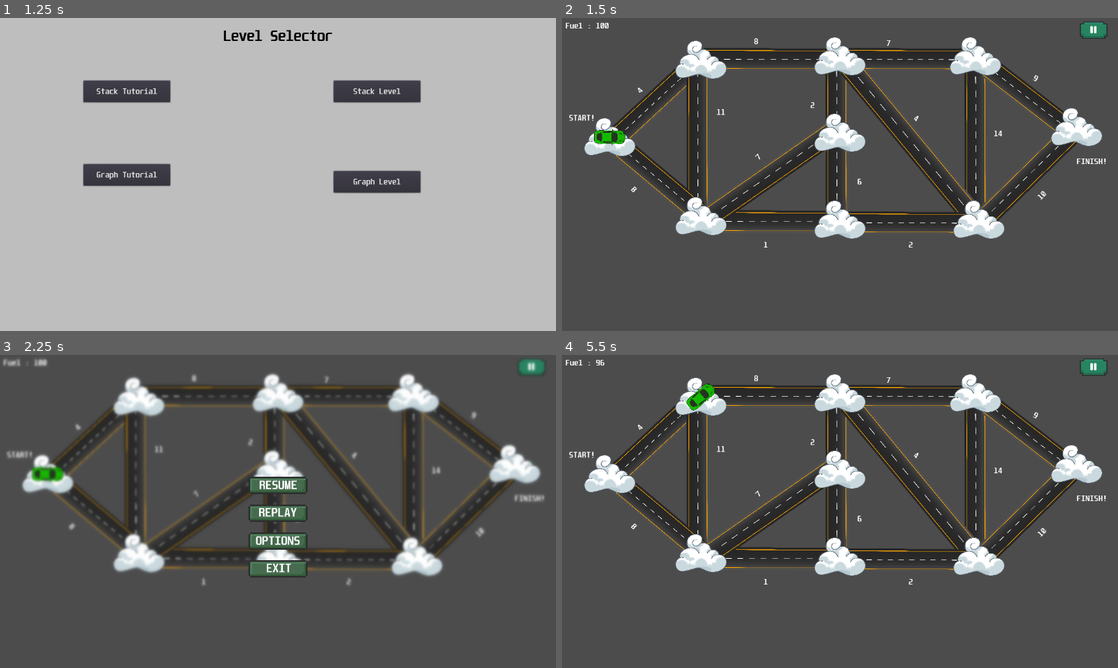
Above: before the commit, frames 1-4 (two rows, left to right).
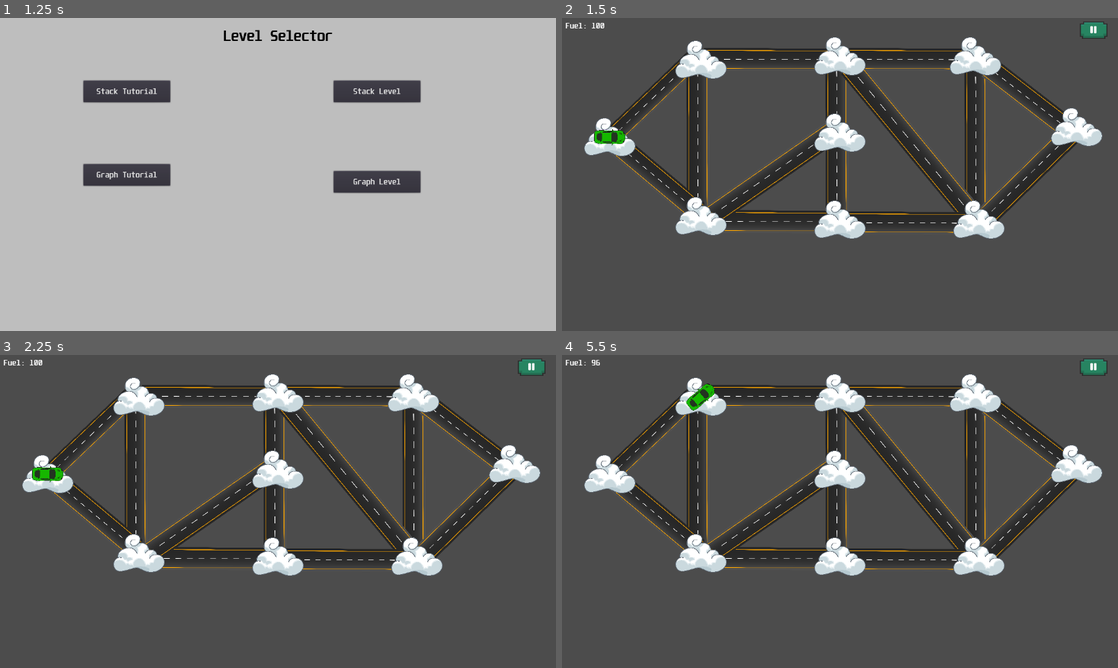
Above: after the commit, the same moments.

Repository: ARJ18/Mini_Project_Group8
Game: Godot game, scene res://Scenes/main_menu.tscn
The game is run twice, just before and just after one commit, with the same random seed, the same clock (stepped at 60 frames per second) and the same inputs.
Inputs (mouse positions are in pixels of both pictures, inside the frame that each line leads up to):
- Up to frame 1 (1.25 s): click "Start" at 0.5 s
- Up to frame 2 (1.5 s): click "Graph Level" at 1.25 s
- Up to frame 3 (2.25 s): click (533, 367) at 2 s
- Up to frame 4 (5.5 s): click (840, 486) at 2.77 s; tap Enter at 3.5 s; drag from (612, 473) to (895, 442) at 3.52 s; tap Space (jump) at 4.25 s; drag from (701, 395) to (812, 574) at 4.27 s; move the mouse to (840, 392) at 5.02 s; press the mouse at (840, 392) at 5.03 s; hold A (ui_left) from 5.03 s (still down)

Frame 1 is identical in both runs. In frame 2, 0.7% of the frame differs, in the area x 1-98%, y 1-74%; in frame 3, 8.2%, in the area x 0-99%, y 1-74%; in frame 4, 0.7%.

Commit message:
changes in graph level

Diff:
--- a/Reusable Scenes/road.gd
+++ b/Reusable Scenes/road.gd
@@ -1,6 +1,6 @@
-extends CanvasLayer
+extends Node2D
 
-export var distance = 0
+export var distance	: int
 # Declare member variables here. Examples:
 # var a = 2
 # var b = "text"
@@ -8,7 +8,7 @@
 
 # Called when the node enters the scene tree for the first time.
 func _ready():
-	$Dist.text = str(distance)
+	$roadlabel.text = str(distance)
 
 
 # Called every frame. 'delta' is the elapsed time since the previous frame.
--- a/Reusable Scenes/road.tscn
+++ b/Reusable Scenes/road.tscn
@@ -1,28 +1,29 @@
 [gd_scene load_steps=4 format=2]
 
-[ext_resource path="res://Images/road.png" type="Texture" id=1]
-[ext_resource path="res://Font/font_theme.tres" type="Theme" id=2]
-[ext_resource path="res://Reusable Scenes/road.gd" type="Script" id=3]
+[ext_resource path="res://Font/font_theme.tres" type="Theme" id=1]
+[ext_resource path="res://Images/road.png" type="Texture" id=2]
+[ext_resource path="res://Reusable Scenes/Road.gd" type="Script" id=3]
 
-[node name="roaddd" type="CanvasLayer"]
-layer = -10
+[node name="Road" type="Node2D"]
+position = Vector2( 461, 316 )
 script = ExtResource( 3 )
+__meta__ = {
+"_edit_group_": true
+}
 
-[node name="Road" type="TextureRect" parent="."]
-margin_left = 224.0
-margin_top = 32.0
-margin_right = 448.0
-margin_bottom = 260.0
-rect_rotation = 47.1871
-mouse_filter = 2
-texture = ExtResource( 1 )
+[node name="TextureRect" type="TextureRect" parent="."]
+margin_right = 40.0
+margin_bottom = 40.0
+rect_rotation = 90.0
+rect_scale = Vector2( 0.15, 0.15 )
+texture = ExtResource( 2 )
 expand = true
-stretch_mode = 1
+stretch_mode = 4
 
-[node name="Dist" type="Label" parent="."]
-margin_left = 169.0
-margin_top = 163.0
-margin_right = 209.0
-margin_bottom = 183.0
-rect_rotation = -44.9999
-theme = ExtResource( 2 )
+[node name="roadlabel" type="Label" parent="."]
+margin_left = -16.0
+margin_top = -136.0
+margin_right = 151.0
+margin_bottom = -116.0
+rect_scale = Vector2( 2, 2 )
+theme = ExtResource( 1 )
--- /dev/null
+++ b/Reusable Scenes/roadlabel.gd
@@ -0,0 +1 @@
+export var text: = 0
--- a/Scenes/levelGraph.gd
+++ b/Scenes/levelGraph.gd
@@ -13,16 +13,17 @@
 var graph = WeightedAdjacencyMatrix.new(9)
 var current_index =  0
 var next_index = 0
+
 func _ready():
 	graph_init()
 	fuelLabel = $FuelLabel
-	fuelLabel.text = "Fuel : "+str(fuel)
+	fuelLabel.text = "Fuel: " + str(fuel)
 	$Car.global_position = $City0.global_position
 
 func move(delta):
-	if fuel>0:
+	if fuel > 0:
 		if moving:
-			$Car.global_position = $Car.global_position.move_toward(destination_position,delta*move_speed)
+			$Car.global_position = $Car.global_position.move_toward(destination_position, delta * move_speed)
 
 		if $Car.global_position == destination_position:
 			moving = false
@@ -32,11 +33,11 @@
 	move(delta)
 
 func setFuel():
-	fuel -= graph.getWeight(current_index,next_index)
+	fuel -= graph.getWeight(current_index, next_index)
 	if fuel < 0:
 		fuel = 0
 		$Warning/fueloverWarn.popup()
-	fuelLabel.text = "Fuel : "+str(fuel)
+	fuelLabel.text = "Fuel: " + str(fuel)
 
 func _on_City0_input_event(_viewport, _event, _shape_idx):
 	move_to($City0)
@@ -58,20 +59,18 @@
 	move_to($City8)
 
 func move_to(city):
-
 	next_index = int(str(city)[4])
-	print(str(current_index) + " " + str(next_index))
-	if Input.is_action_just_pressed("ui_click") and moving==false and graph.hasEdge(current_index,next_index):
+	if Input.is_action_just_pressed("ui_click") and moving == false and graph.hasEdge(current_index, next_index):
 		destination_position = city.global_position
 		direction = (destination_position - $Car.position).normalized()
-		var new_angle =  PI + atan2(direction.y, direction.x)
-		$Car.rotation  = new_angle
+		var new_angle = PI + atan2(direction.y, direction.x)
+		$Car.rotation = new_angle
 		moving = true
 		setFuel()
 		current_index = next_index
 
+
 class WeightedAdjacencyMatrix:
-
 	var numVertices: int
 	var matrix: Array
 
@@ -103,14 +102,6 @@
 			print("Invalid vertices.")
 			return false
 		return matrix[source][destination] != -1
-
-func _on_pauseButton_button_up():
-	$Pausemenu.visible = true
-	set_process(false)
-
-
-func _on_resume_button_up():
-	set_process(true)
 
 func graph_init():
 	graph.addEdge(0, 1, 4.0)
@@ -155,7 +146,5 @@
 	graph.addEdge(7, 8, 7.0)
 	graph.addEdge(8, 7, 7.0)
 
-
-
 func _on_replayBtn_button_up():
 	get_tree().reload_current_scene()
--- a/Scenes/levelGraph.tscn
+++ b/Scenes/levelGraph.tscn
@@ -7,13 +7,9 @@
 [ext_resource path="res://Reusable Scenes/Pausemenu.tscn" type="PackedScene" id=5]
 [ext_resource path="res://Font/font_theme.tres" type="Theme" id=6]
 [ext_resource path="res://Images/road.png" type="Texture" id=7]
-[ext_resource path="res://Reusable Scenes/road.tscn" type="PackedScene" id=8]
 
 [node name="levelGraph" type="Node2D"]
 script = ExtResource( 2 )
-
-[node name="roaddd" parent="." instance=ExtResource( 8 )]
-distance = 4
 
 [node name="Road2" type="TextureRect" parent="."]
 margin_left = 620.0
@@ -21,6 +17,18 @@
 margin_right = 844.0
 margin_bottom = 279.0
 rect_rotation = 90.2437
+mouse_filter = 2
+texture = ExtResource( 7 )
+expand = true
+stretch_mode = 1
+
+[node name="Road6" type="TextureRect" parent="."]
+margin_left = 243.0
+margin_top = 19.0
+margin_right = 467.0
+margin_bottom = 314.0
+rect_rotation = 46.3054
+rect_scale = Vector2( 0.857963, 1.0119 )
 mouse_filter = 2
 texture = ExtResource( 7 )
 expand = true
@@ -271,131 +279,6 @@
 margin_bottom = 156.0
 text = "REPLAY"
 
-[node name="dist" type="Label" parent="."]
-margin_left = 442.0
-margin_top = 44.0
-margin_right = 482.0
-margin_bottom = 64.0
-theme = ExtResource( 6 )
-text = "8"
-
-[node name="dist2" type="Label" parent="."]
-margin_left = 747.0
-margin_top = 48.0
-margin_right = 787.0
-margin_bottom = 68.0
-theme = ExtResource( 6 )
-text = "7"
-
-[node name="dist8" type="Label" parent="."]
-margin_left = 356.0
-margin_top = 207.0
-margin_right = 396.0
-margin_bottom = 221.0
-theme = ExtResource( 6 )
-text = "11"
-
-[node name="dist9" type="Label" parent="."]
-margin_left = 572.0
-margin_top = 191.0
-margin_right = 612.0
-margin_bottom = 211.0
-theme = ExtResource( 6 )
-text = "2"
-
-[node name="dist10" type="Label" parent="."]
-margin_left = 680.0
-margin_top = 367.0
-margin_right = 720.0
-margin_bottom = 387.0
-theme = ExtResource( 6 )
-text = "6"
-
-[node name="dist11" type="Label" parent="."]
-margin_left = 994.0
-margin_top = 256.0
-margin_right = 1034.0
-margin_bottom = 270.0
-theme = ExtResource( 6 )
-text = "14"
-
-[node name="dist3" type="Label" parent="."]
-margin_left = 1091.0
-margin_top = 128.0
-margin_right = 1131.0
-margin_bottom = 142.0
-rect_rotation = 30.0
-theme = ExtResource( 6 )
-text = "9"
-
-[node name="dist12" type="Label" parent="."]
-margin_left = 816.0
-margin_top = 220.0
-margin_right = 856.0
-margin_bottom = 234.0
-rect_rotation = 30.0
-theme = ExtResource( 6 )
-text = "4"
-
-[node name="dist4" type="Label" parent="."]
-margin_left = 1091.0
-margin_top = 408.0
-margin_right = 1131.0
-margin_bottom = 428.0
-rect_rotation = -44.9999
-theme = ExtResource( 6 )
-text = "10"
-
-[node name="dist13" type="Label" parent="."]
-margin_left = 442.0
-margin_top = 316.0
-margin_right = 482.0
-margin_bottom = 330.0
-rect_rotation = -44.9999
-theme = ExtResource( 6 )
-text = "7"
-
-[node name="dist5" type="Label" parent="."]
-margin_left = 798.0
-margin_top = 512.0
-margin_right = 838.0
-margin_bottom = 532.0
-theme = ExtResource( 6 )
-text = "2"
-
-[node name="dist6" type="Label" parent="."]
-margin_left = 464.0
-margin_top = 512.0
-margin_right = 482.0
-margin_bottom = 532.0
-theme = ExtResource( 6 )
-text = "1"
-
-[node name="dist7" type="Label" parent="."]
-margin_left = 169.0
-margin_top = 384.0
-margin_right = 209.0
-margin_bottom = 398.0
-rect_rotation = 44.9999
-theme = ExtResource( 6 )
-text = "8"
-
-[node name="dist14" type="Label" parent="."]
-margin_left = 16.0
-margin_top = 220.0
-margin_right = 76.0
-margin_bottom = 247.0
-theme = ExtResource( 6 )
-text = "START!"
-
-[node name="dist15" type="Label" parent="."]
-margin_left = 1185.0
-margin_top = 320.0
-margin_right = 1245.0
-margin_bottom = 347.0
-theme = ExtResource( 6 )
-text = "FINISH!"
-
 [connection signal="input_event" from="City0" to="." method="_on_City0_input_event"]
 [connection signal="input_event" from="City1" to="." method="_on_City1_input_event"]
 [connection signal="input_event" from="City2" to="." method="_on_City2_input_event"]
@@ -409,5 +292,4 @@
 [connection signal="button_up" from="Pausemenu/resume" to="." method="_on_resume_button_up"]
 [connection signal="button_up" from="Warning/fueloverWarn/replayBtn" to="." method="_on_replayBtn_button_up"]
 
-[editable path="roaddd"]
 [editable path="Pausemenu"]
Binary file added: Images/Ciy.png
Not shown, added: Images/Ciy.png.import
Binary file added: Images/pitstop_car_1.png
Not shown, added: Images/pitstop_car_1.png.import
Not shown: 1 places in Scenes/levelGraph.tscn that only renumber resources
